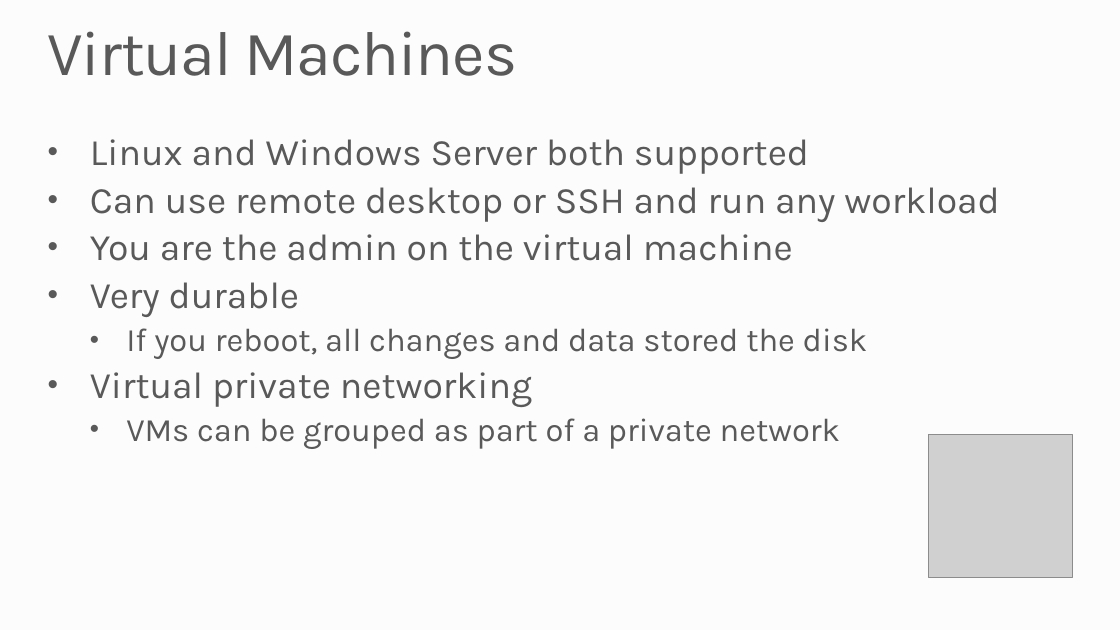
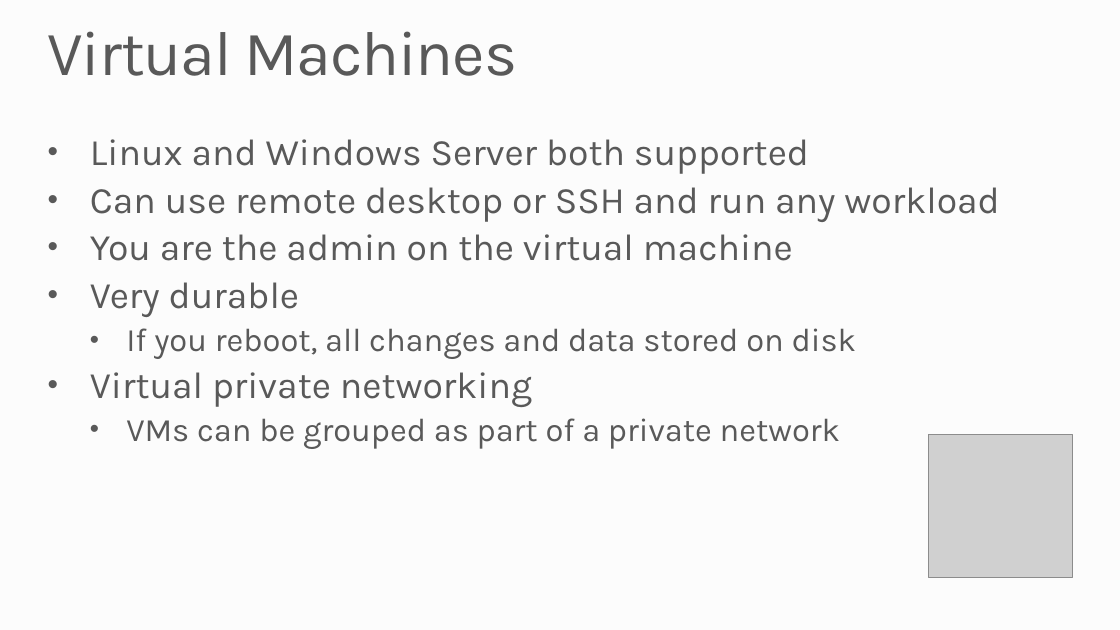
Before and after one commit to MSRConnections/Azure-training-course, a slide deck: slide 16 of Content/Introduction/Azure Overview.pptx. Drawn at 1120x630 pixels with LibreOffice and Linux fonts; fonts in the diff are those of the drawing; grey boxes stand for pictures; background and template pictures are left out. Boxes give left, top, right and bottom in pixels: in the first picture for what was removed or moved away, otherwise in the second. Text is boxed around its words. In the diff, an @@ line names an element or a change of style, - is before the commit and + after.

```diff
--- a/Content/Introduction/Azure Overview.pptx
+++ b/Content/Introduction/Azure Overview.pptx
@@ text at box(126, 328, 857, 359): text changed @@
-  • If you reboot, all changes and data stored the disk
+  • If you reboot, all changes and data stored on disk
```
Also in this commit, not shown: 2 other slides changed.
